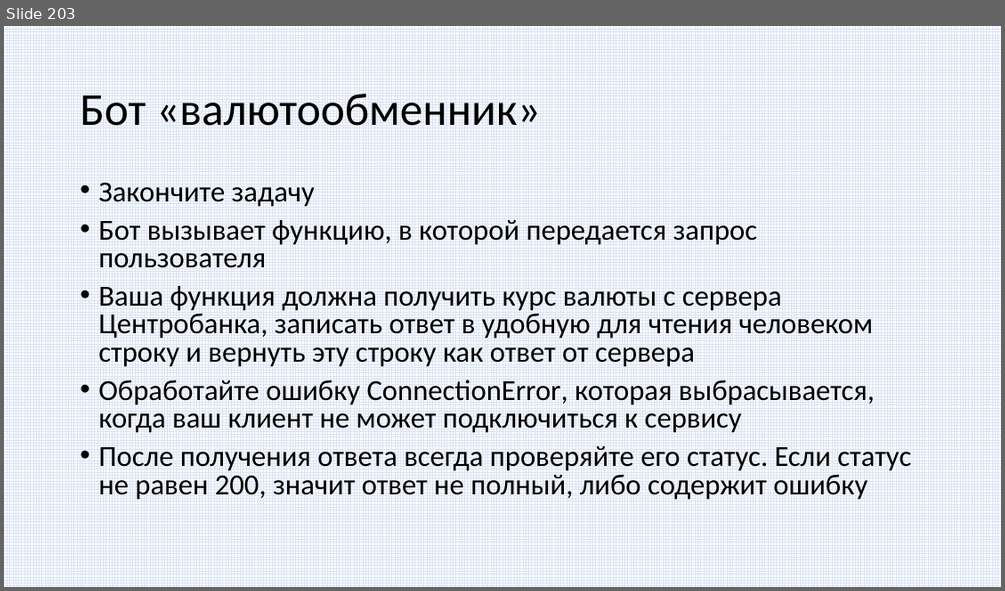
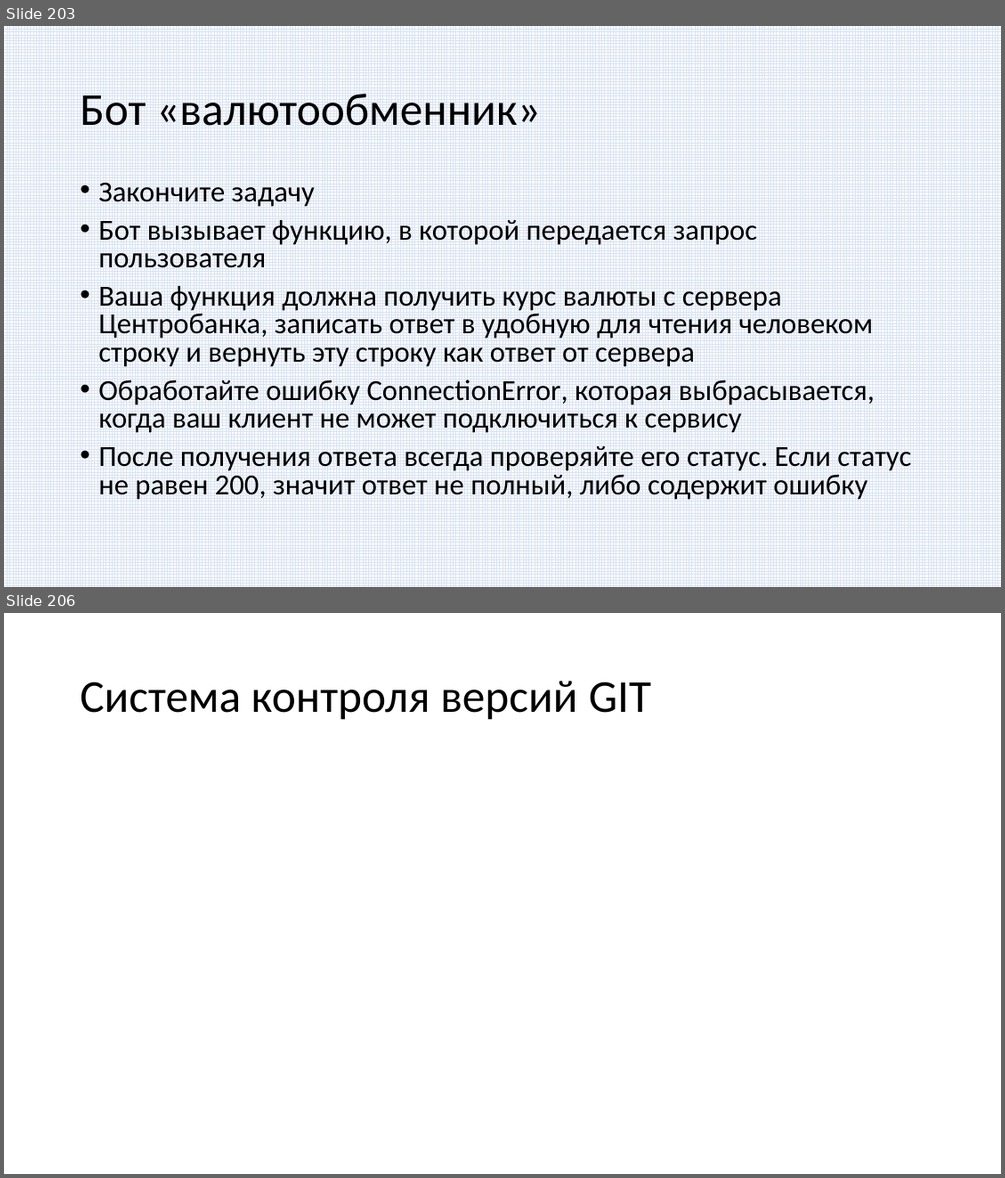
Before and after one commit to paveltsytovich/telegram-course, a slide deck: Presentation/Разработка ботов для телеграмм на Python.pptx. Shown one above the other, each under a label of ours: slide 203 before the commit, slides 203 and 206 after it; the slides between them are not shown. The pictures are 1005x591 and 1005x1178 pixels, drawn with LibreOffice and Linux fonts; fonts in the diff are those of the drawing. Boxes give left, top, right and bottom in pixels: in the first picture for what was removed or moved away, otherwise in the second. Text is boxed around its words. In the diff, an @@ line names an element or a change of style, - is before the commit and + after.

```diff
--- a/Presentation/Разработка ботов для телеграмм на Python.pptx
+++ b/Presentation/Разработка ботов для телеграмм на Python.pptx
@@ slide 206 added at (4,613,1001,1174), background #FFFFFF @@
@@ title added at (80,681,651,720), 44 pt, text #000000 @@
+Система контроля версий GIT
```
Also in this commit, not shown: 5 other slides added.
